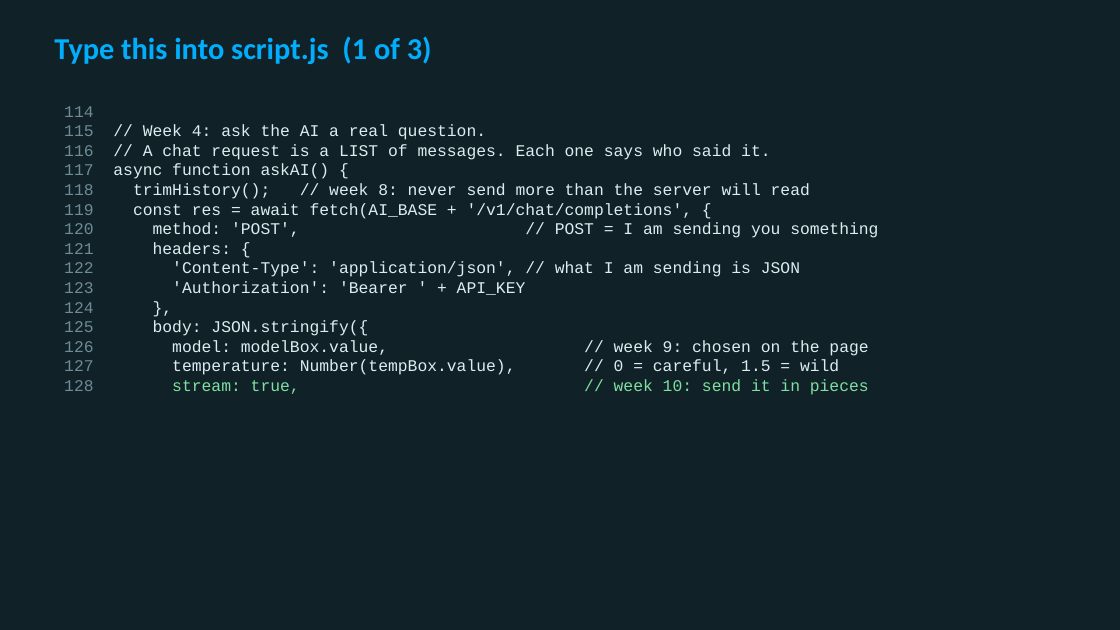
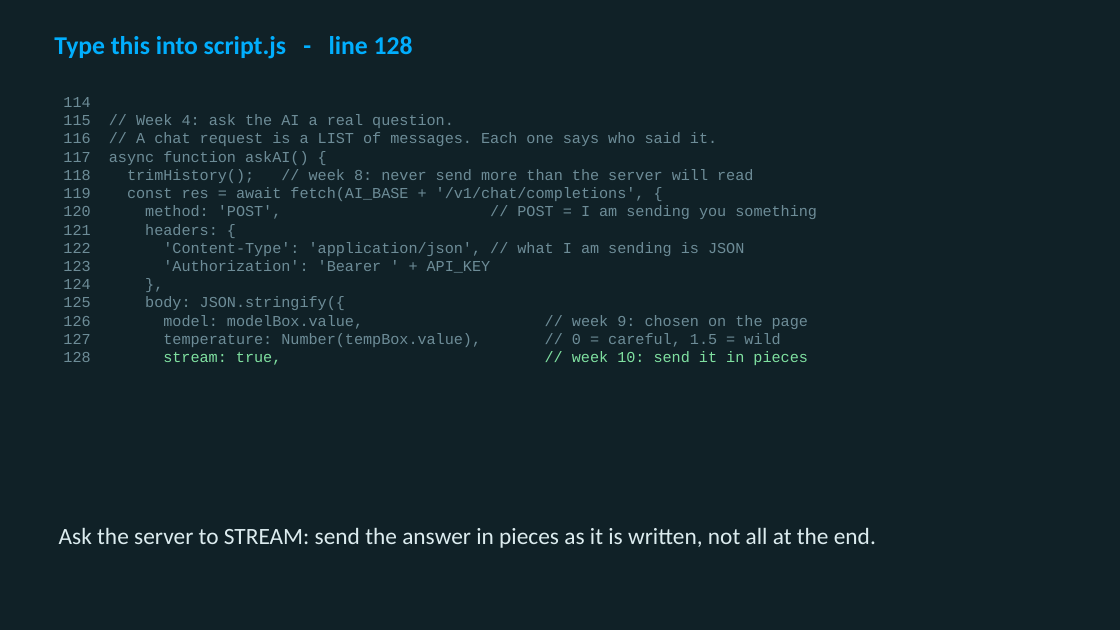
Before and after one commit to utgapps/utgapps.github.io, a slide deck: slide 5 of ai101/slides/week-10.pptx. Drawn at 1120x630 pixels with LibreOffice and Linux fonts; fonts in the diff are those of the drawing. Boxes give left, top, right and bottom in pixels: in the first picture for what was removed or moved away, otherwise in the second. Text is boxed around its words. In the diff, an @@ line names an element or a change of style, - is before the commit and + after.

```diff
--- a/ai101/slides/week-10.pptx
+++ b/ai101/slides/week-10.pptx
@@ text at box(54, 36, 413, 59): text changed; size 26 to 22 pt @@
-Type this into script.js (1 of 3)
+Type this into script.js - line 128
@@ text "114": place and size @@
-text "114" at box(64, 106, 878, 395)
+text "114" at box(63, 97, 817, 365)
@@ text "114" at box(63, 97, 817, 365): size 14 to 13 pt; text colour #DCECEF to #6D8C97 in "// Week 4: ask the AI a ...", "// A chat request is a LIST ...", "async function askAI() {", "trimHistory(); // week 8: never send more ..." and 9 more places @@
@@ text added at box(59, 527, 876, 548), 20 pt, text #DCECEF @@
+Ask the server to STREAM: send the answer in pieces as it is written, not all at the end.
```
Also in this commit, not shown: 3 other slides changed, 31 slides added, 2 slides removed, 18 other files.
